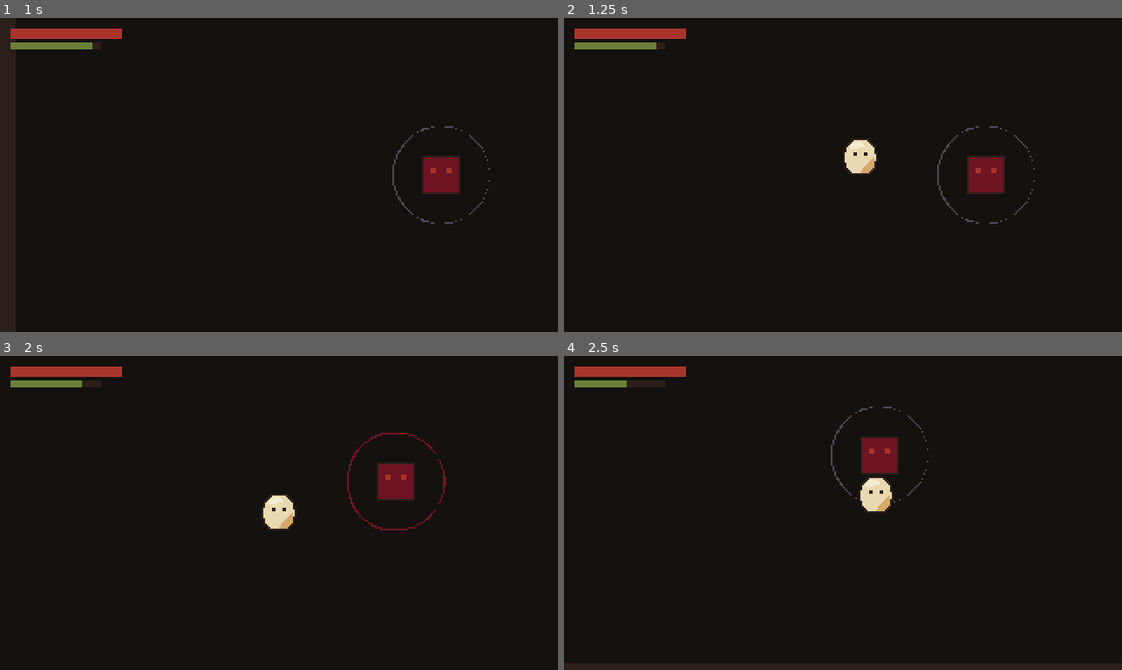
Above: before the commit, frames 1-4 (two rows, left to right).
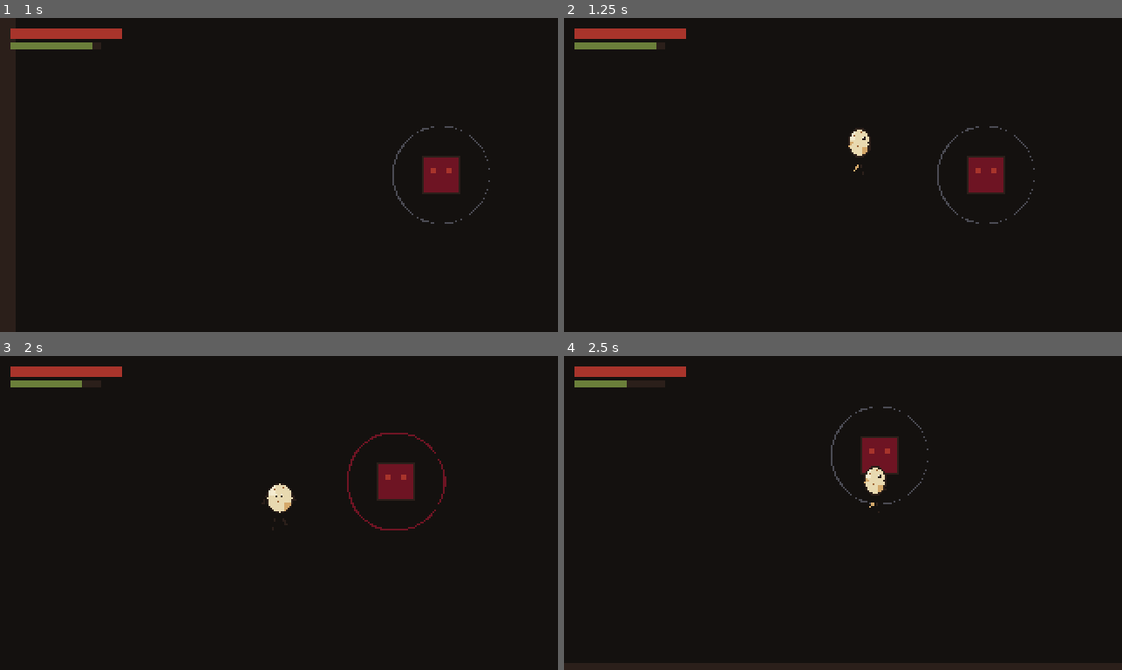
Above: after the commit, the same moments.

Repository: devkhongluong/eggworld
Game: Godot game, scene res://scenes/levels/test_arena.tscn
The game is run twice, just before and just after one commit, with the same random seed, the same clock (stepped at 60 frames per second) and the same inputs.
Inputs:
- Up to frame 1 (1 s): tap Enter at 0.5 s; hold D (move_right) from 0.53 s (still down); tap J (attack) at 0.6 s
- Up to frame 2 (1.25 s): keep holding D (move_right)
- Up to frame 3 (2 s): release D (move_right) at 1.28 s; hold S (move_down) from 1.28 s (still down); tap J (attack) at 1.35 s
- Up to frame 4 (2.5 s): release S (move_down) at 2.03 s; hold D (move_right) from 2.03 s (still down); tap Space (dodge) at 2.1 s; tap J (attack) at 2.3 s

Frame 1 is identical in both runs. In frame 2, 0.5% of the frame differs, in the area x 50-56%, y 35-50%; in frame 3, 0.5%, in the area x 47-53%, y 40-55%; in frame 4, 0.5%.

Commit message:
feat(sprite): add run and roll animations (6 frames x 3 dirs), wire to AnimatedSprite2D, hide placeholder

Diff:
--- a/scripts/player/player.gd
+++ b/scripts/player/player.gd
@@ -185,34 +185,33 @@
 func update_animations() -> void:
 	if is_dead:
 		return
+
+	# Ẩn hoàn toàn hình khối tạm – sprite đã đủ
+	if visual_node != null and "show_placeholder_body" in visual_node:
+		visual_node.show_placeholder_body = false
+	animated_sprite.visible = true
+
 	if is_attacking:
-		animated_sprite.visible = true
-		if visual_node != null and "show_placeholder_body" in visual_node:
-			visual_node.show_placeholder_body = false
-		return
-	if is_dodging:
-		# Giữ hình khối tạm khi lăn né cho tới khi vẽ sprite roll
-		animated_sprite.visible = false
-		if visual_node != null and "show_placeholder_body" in visual_node:
-			visual_node.show_placeholder_body = true
-		return
+		return  # hoạt ảnh attack đã được bật trong try_attack()
 
 	var dir_suffix := get_direction_suffix(facing_direction)
 	var flip_left: bool = (facing_direction.x < 0 and abs(facing_direction.x) >= abs(facing_direction.y))
 	animated_sprite.flip_h = flip_left
+
+	if is_dodging:
+		var roll_anim := "roll_" + dir_suffix
+		if animated_sprite.animation != roll_anim or not animated_sprite.is_playing():
+			animated_sprite.play(roll_anim)
+		return
 
 	if velocity == Vector2.ZERO:
 		var anim_name := "idle_" + dir_suffix
 		if animated_sprite.animation != anim_name or not animated_sprite.is_playing():
 			animated_sprite.play(anim_name)
-		animated_sprite.visible = true
-		if visual_node != null and "show_placeholder_body" in visual_node:
-			visual_node.show_placeholder_body = false
-	else:
-		# Đang chạy: giữ hình khối tạm cho tới khi vẽ sprite run
-		animated_sprite.visible = false
-		if visual_node != null and "show_placeholder_body" in visual_node:
-			visual_node.show_placeholder_body = true
+	else:
+		var run_anim := "run_" + dir_suffix
+		if animated_sprite.animation != run_anim or not animated_sprite.is_playing():
+			animated_sprite.play(run_anim)
 
 func process_cooldowns(delta: float) -> void:
 	if dodge_cooldown_timer > 0.0:
Binary file added: assets/sprites/player/player_egg_roll_down.png
Binary file added: assets/sprites/player/player_egg_roll_side.png
Binary file added: assets/sprites/player/player_egg_roll_up.png
Binary file added: assets/sprites/player/player_egg_run_down.png
Binary file added: assets/sprites/player/player_egg_run_side.png
Binary file added: assets/sprites/player/player_egg_run_up.png
